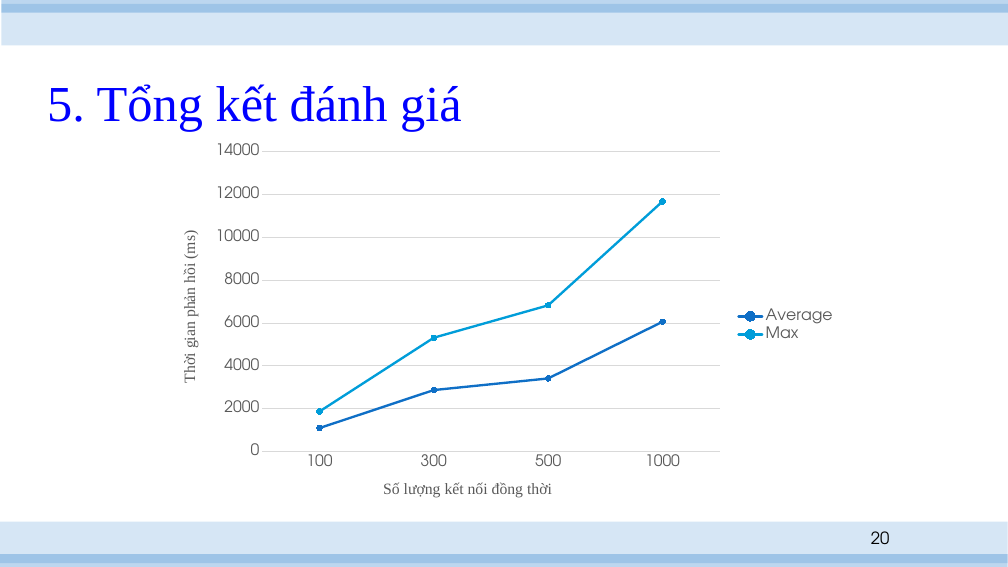
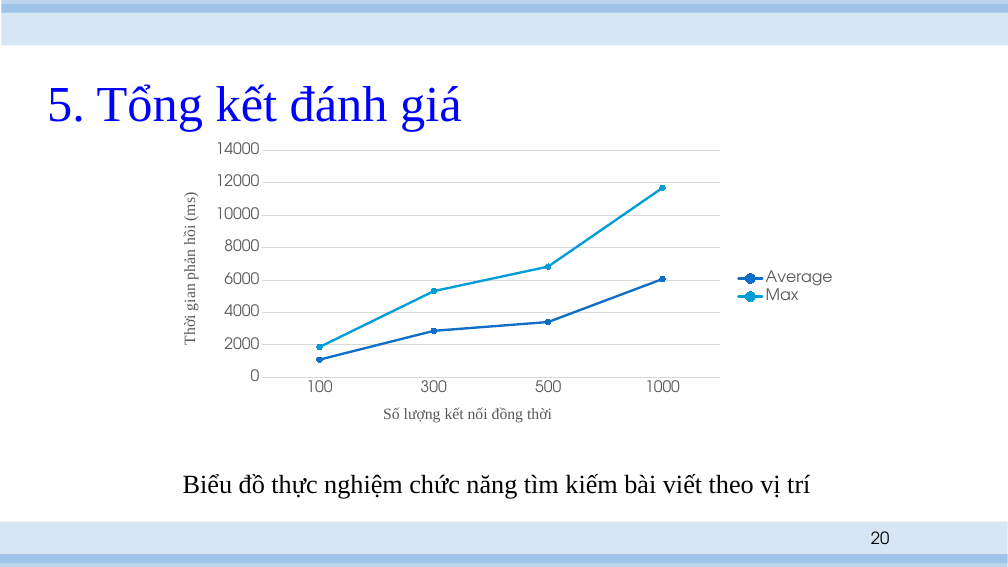
Before and after one commit to hvngoc/Presentation, a slide deck: slide 20 of slide.pptx. Drawn at 1008x567 pixels with LibreOffice and Linux fonts; fonts in the diff are those of the drawing. Boxes give left, top, right and bottom in pixels: in the first picture for what was removed or moved away, otherwise in the second. Text is boxed around its words. In the diff, an @@ line names an element or a change of style, - is before the commit and + after.

```diff
--- a/slide.pptx
+++ b/slide.pptx
@@ line chart: place and size @@
-line chart at (164,136,845,514)
+line chart at (164,136,845,439)
@@ text added at (183,474,810,499), 25 pt, text #000000 @@
+Biểu đồ thực nghiệm chức năng tìm kiếm bài viết theo vị trí
```
Also in this commit, not shown: 7 other slides changed.
